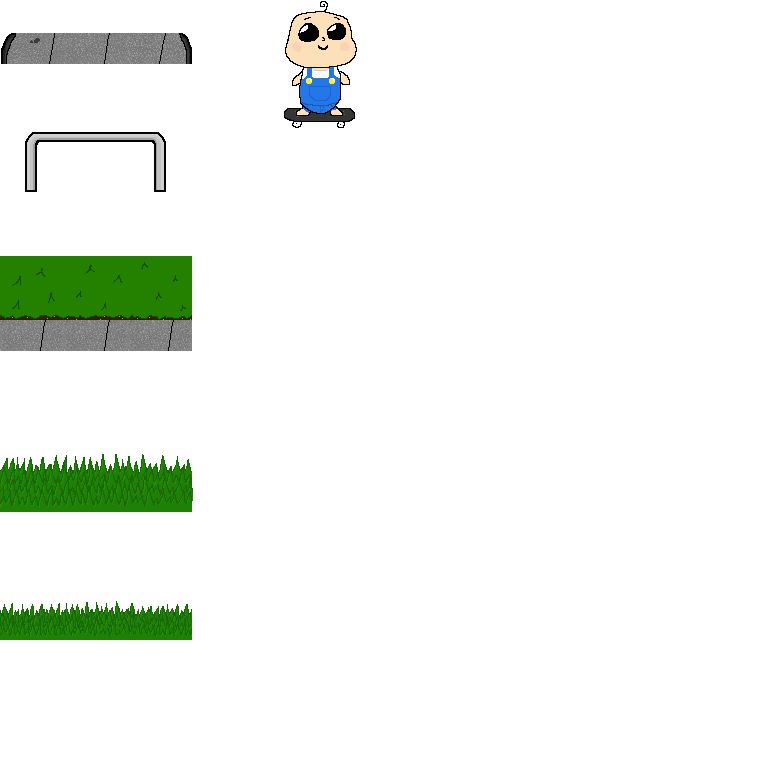
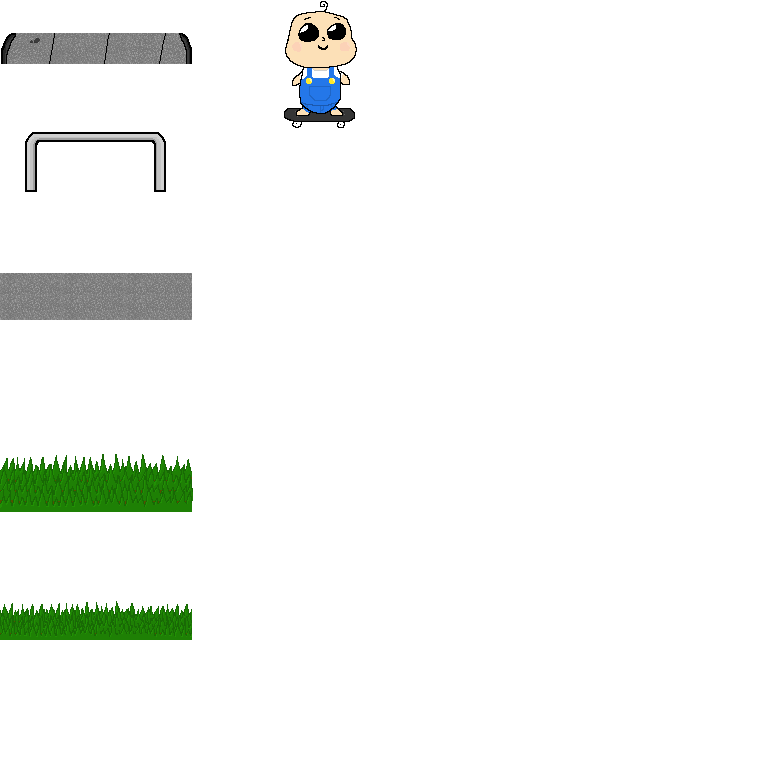
Layers edited between the first and the second 768px x 768px image:
painted on "Tiles" over [0, 256, 192, 351]
